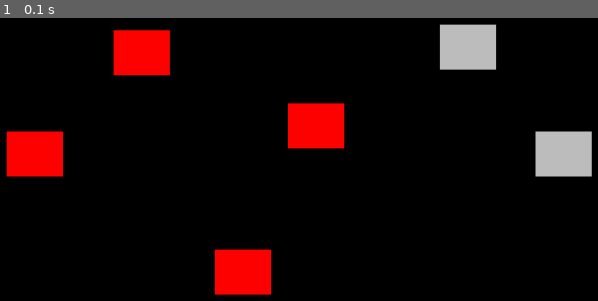
Above: before the commit, frame 1.
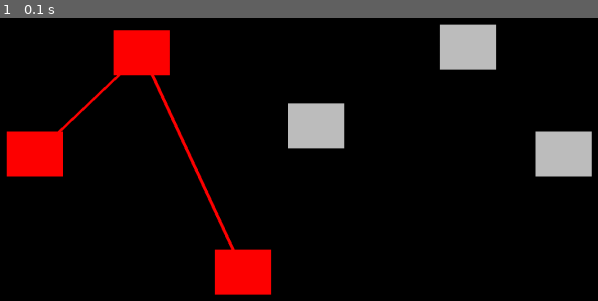
Above: after the commit, the same moment.

Repository: harryodubhghaill/pygame-platformer
Game: pygame game, started from main.py
Same seed, same stepped clock (60 frames per second), same inputs: the game is played once before the commit and once after it.
Inputs:
- Up to frame 1 (0.1 s): no input

The runs differ from the first frame. In frame 1, 2.2% of the frame differs, in the area x 9-58%, y 20-82%.

Commit message:
add paths between level nodes

Diff:
--- a/main.py
+++ b/main.py
@@ -7,7 +7,7 @@
 
 class Game:
     def __init__(self):
-        self.max_level = 3
+        self.max_level = 2
         self.overworld = Overworld(0, self.max_level, screen)
 
     def run(self):
--- a/overworld.py
+++ b/overworld.py
@@ -32,6 +32,10 @@
 
             self.nodes.add(node_sprite)
 
+    def draw_paths(self):
+        points = [node['node_pos'] for index,node in enumerate(levels.values()) if index <= self.max_level]
+        pygame.draw.lines(self.display_surface, 'red', False, points, 6)
 
     def run(self):
+        self.draw_paths()
         self.nodes.draw(self.display_surface)
